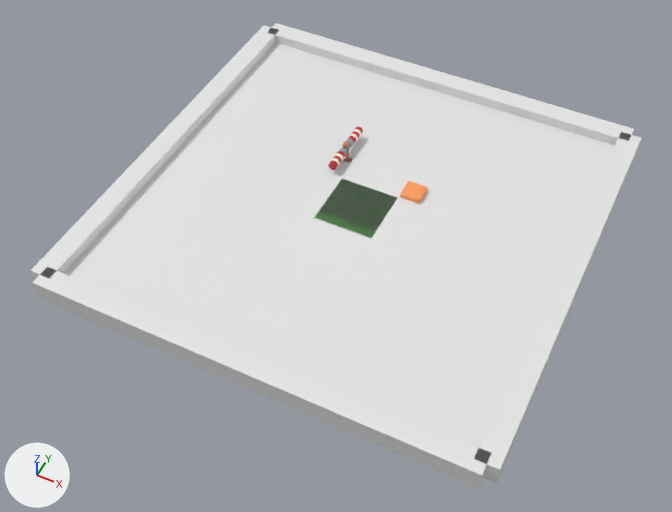
An edit to the glTF model res/bowling/scenes/e/scene.glb, drawn before and after from the same camera.
Before and after are seen from a 50 mm lens placed at (25.3, -54.7, 60.7), pointed at (-0.1, -3.9, -2.8). The lights are fixed; the arrows at lower left show +X, +Y and +Z. Where no turn or scale is listed for an object, it has been applied to the vertices. Vertices at the same position are counted once.

Objects in the first picture: 'floor.phys.hidden', 'tile1', 'wall.phys.000.hidden', 'wall.phys.001.hidden', 'wall.phys.002.hidden', 'wall.phys.003.hidden'.
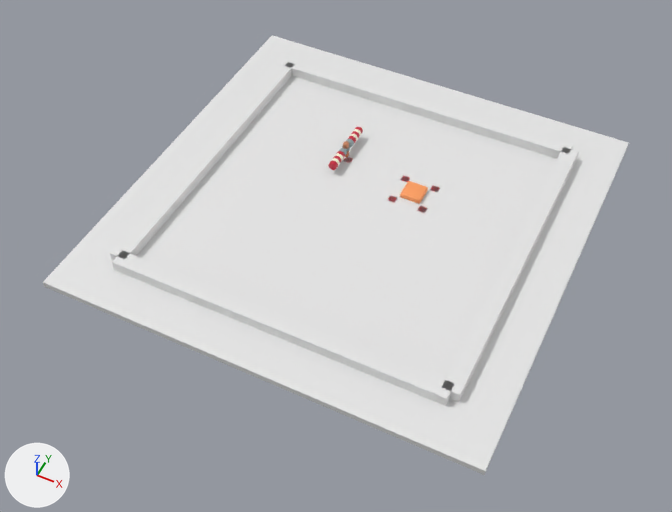
Where the newer file only moved an object's origin or applied its transform, the numbers keep the older frame.

Pixel boxes (x1, y1, x2, y2) of what changed, in the pictures (672 x 512 px):
'wall.phys.003.hidden', mesh rescaled (26% narrower, 30% shorter)
    before: (32, 267, 492, 489)
    after: (112, 250, 454, 406)
'wall.phys.000.hidden', mesh rescaled (18% narrower, 27% shorter)
    before: (475, 132, 641, 483)
    after: (443, 147, 579, 402)
'wall.phys.001.hidden', mesh rescaled, moved (26% narrower, 21% shorter)
    before: (31, 25, 279, 280)
    after: (110, 60, 294, 261)
'wall.phys.002.hidden', mesh rescaled (21% narrower, 17% shorter)
    before: (268, 23, 634, 145)
    after: (285, 58, 573, 159)
'tile1', moved (not visible afterwards)
    before: (316, 179, 397, 238)

The change, as a list of edits to the scene's bpy script:
```text
Change me_cube_002:
    where me_cube_002.from_pydata(...)  # 8 vertices, 12 faces; spans x 19.0..21.0, y -20.0..20.0, z -1.0..1.0
    used by ob_wall_phys_000_hidden; location = (0.0, 0.0, 0.0)
    me_cube_002 part 1: the whole mesh is scaled about the mesh origin by (0.768, 0.768, 1)
Change me_cube_003:
    where me_cube_003.from_pydata(...)  # 8 vertices, 12 faces; spans x 19.0..21.0, y -20.0..20.0, z -1.0..1.0
    used by ob_wall_phys_001_hidden; location = (-40.0, 0.0, 0.0)
    me_cube_003 part 2: the whole mesh is scaled about its middle by (0.768, 0.768, 1), then moved by (-35.4, 0.0, 0.0)
Change me_cube_004:
    where me_cube_004.from_pydata(...)  # 8 vertices, 12 faces; spans x -20.0..20.0, y 19.0..21.0, z -1.0..1.0
    used by ob_wall_phys_002_hidden; location = (0.0, 0.0, 0.0)
    me_cube_004 part 3: the whole mesh is scaled about the mesh origin by (0.768, 0.768, 1)
Change me_cube_005:
    where me_cube_005.from_pydata(...)  # 8 vertices, 12 faces; spans x -20.0..20.0, y 19.0..21.0, z -1.0..1.0
    used by ob_wall_phys_003_hidden; location = (0.0, -40.0, 0.0)
    me_cube_005 part 4: the whole mesh is scaled about its middle by (0.768, 0.768, 1), then moved by (0.0, 4.6, 0.0)
Change ob_wall_phys_001_hidden:
    ob_wall_phys_001_hidden.location: (-40.0, 0.0, 0.0) -> (0.0, 0.0, 0.0)
Change ob_tile1:
    ob_tile1.location: (7.0, 4.0, -0.5) -> (7.0, 4.0, -0.53)
```
